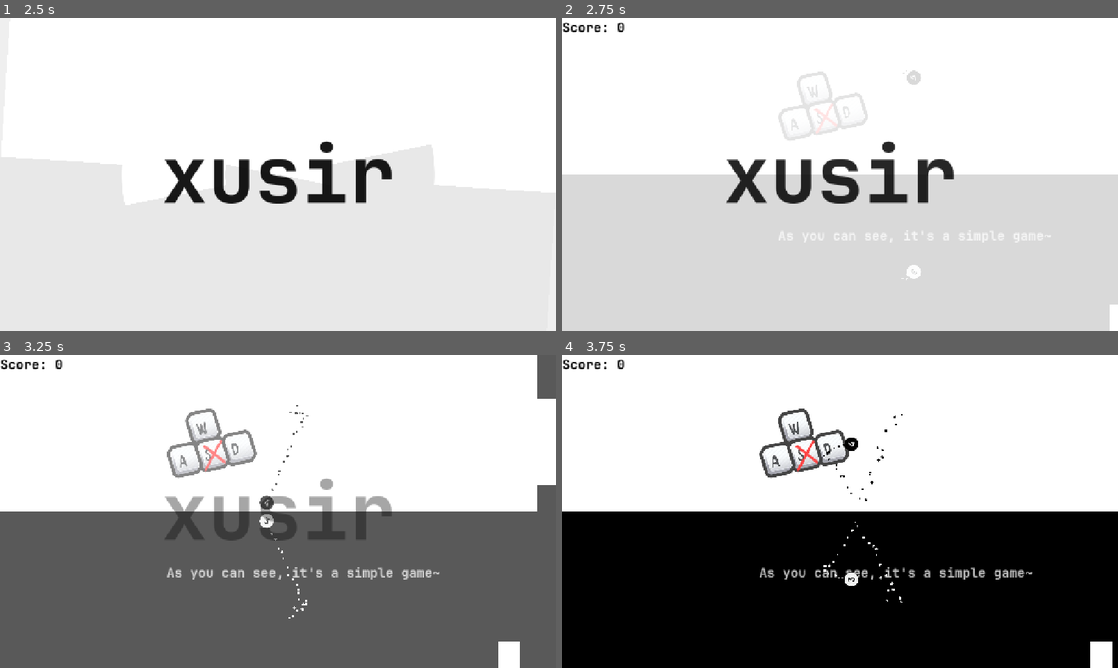
Above: before the commit, frames 1-4 (two rows, left to right).
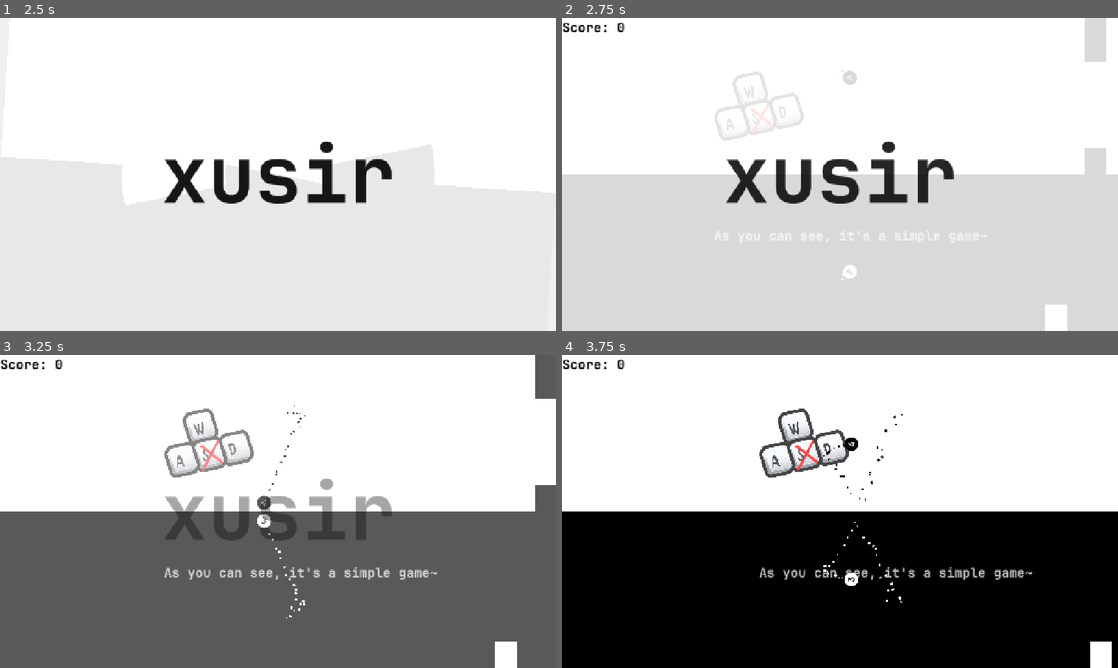
Above: after the commit, the same moments.

Repository: 91xusir/life-death
Game: Godot game, scene res://scene/main.tscn
Two runs of this game, one before a commit and one after it. Both use one fixed random seed, a clock stepped at 60 frames per second and the inputs below. Sound files missing from this copy of the repository are replaced by a short silence.
Inputs (mouse positions are in pixels of both pictures, inside the frame that each line leads up to):
- Up to frame 1 (2.5 s): click "Start" at 0.5 s; move the mouse to (400, 158) at 1.27 s; hold D (run_right) from 1.28 s (still down); click (400, 158) at 1.42 s; tap W (jump) at 1.52, 2.27 s; move the mouse to (166, 190) at 2.02 s
- Up to frame 2 (2.75 s): keep holding D (run_right)
- Up to frame 3 (3.25 s): move the mouse to (333, 442) at 2.77 s; release D (run_right) at 2.78 s; hold A (run_left) from 2.78 s (still down)
- Up to frame 4 (3.75 s): move the mouse to (812, 574) at 3.52 s; release A (run_left) at 3.53 s; hold D (run_right) from 3.53 s (still down); click (812, 574) at 3.67 s

Frame 1 is identical in both runs. In frame 2, 3.3% of the frame differs, in the area x 27-100%, y 0-100%; in frame 3, 2.3%; in frame 4, 0.2%.

Commit message:
feat: 新增太极场景并优化游戏逻辑
新增太极场景及相关脚本，优化游戏逻辑和UI显示。具体包括：
- 新增太极场景及其相关脚本，用于处理球的进入和离开逻辑
- 优化游戏结束时的UI显示，增加得分显示
- 调整游戏难度增加逻辑，优化障碍物生成
- 修复部分音频和粒子效果问题

Diff:
--- a/scene/game.tscn
+++ b/scene/game.tscn
@@ -11,6 +11,7 @@
 [ext_resource type="AudioStream" uid="uid://dh24n8phn1w7d" path="res://assets/audio/game.mp3" id="8_ll5lq"]
 [ext_resource type="AudioStream" uid="uid://cu1inthb7aiyd" path="res://assets/audio/pop2.mp3" id="9_17rxn"]
 [ext_resource type="AudioStream" uid="uid://cjsh44l5r05em" path="res://assets/audio/Minimalist11.wav" id="10_yq8tf"]
+[ext_resource type="PackedScene" uid="uid://do7jh1qrw83e5" path="res://scene/tai_chi.tscn" id="12_sng2h"]
 
 [sub_resource type="CircleShape2D" id="CircleShape2D_xlg7c"]
 radius = 16.0312
@@ -288,6 +289,9 @@
 theme_override_font_sizes/font_size = 30
 text = "As you can see, it's a simple game~"
 
+[node name="TaiChi" parent="." instance=ExtResource("12_sng2h")]
+position = Vector2(-275, 355)
+
 [node name="BackGround" type="ParallaxBackground" parent="."]
 
 [node name="ParallaxLayer" type="ParallaxLayer" parent="BackGround"]
@@ -377,6 +381,7 @@
 volume_db = -15.0
 
 [node name="Floor" type="StaticBody2D" parent="UpperWorld"]
+visible = false
 position = Vector2(0, -5)
 collision_layer = 4
 collision_mask = 32
@@ -464,6 +469,7 @@
 volume_db = -15.0
 
 [node name="Floor" type="StaticBody2D" parent="LowerWorld"]
+visible = false
 position = Vector2(0, 5)
 collision_layer = 8
 collision_mask = 32
@@ -486,7 +492,7 @@
 
 [node name="BornArea" type="Area2D" parent="." groups=["born"]]
 position = Vector2(660, 122)
-collision_layer = 2
+collision_layer = 16
 collision_mask = 32
 
 [node name="CollisionShape2D" type="CollisionShape2D" parent="BornArea"]
@@ -495,11 +501,11 @@
 
 [node name="LeftArea" type="Area2D" parent="."]
 position = Vector2(-360, 360)
-collision_layer = 2
+collision_layer = 16
 collision_mask = 32
 
 [node name="CollisionShape2D" type="CollisionShape2D" parent="LeftArea"]
-position = Vector2(-235, 0)
+position = Vector2(-439, 0)
 rotation = 1.5708
 shape = SubResource("RectangleShape2D_qpk70")
 
@@ -545,21 +551,37 @@
 
 [node name="GameOver" type="Label" parent="UI/GameOverFade"]
 layout_mode = 1
-anchors_preset = 8
-anchor_left = 0.5
-anchor_top = 0.5
-anchor_right = 0.5
-anchor_bottom = 0.5
+anchors_preset = 5
+anchor_left = 0.5
+anchor_right = 0.5
 offset_left = -540.0
-offset_top = -119.0
+offset_top = 63.0
 offset_right = 540.0
-offset_bottom = 119.0
-grow_horizontal = 2
-grow_vertical = 2
+offset_bottom = 241.0
+grow_horizontal = 2
 theme = ExtResource("7_qpk70")
 theme_type_variation = &"MyButton"
 theme_override_font_sizes/font_size = 120
 text = "Game Over!"
+horizontal_alignment = 1
+
+[node name="ScoreCount" type="Label" parent="UI/GameOverFade"]
+layout_mode = 1
+anchors_preset = 8
+anchor_left = 0.5
+anchor_top = 0.5
+anchor_right = 0.5
+anchor_bottom = 0.5
+offset_left = -517.5
+offset_top = -53.0
+offset_right = 517.5
+offset_bottom = 53.0
+grow_horizontal = 2
+grow_vertical = 2
+theme = ExtResource("7_qpk70")
+theme_type_variation = &"MyButton"
+theme_override_font_sizes/font_size = 50
+text = "Score : 0"
 horizontal_alignment = 1
 
 [node name="RestartButton" type="Button" parent="UI/GameOverFade"]
@@ -661,8 +683,8 @@
 theme = ExtResource("7_qpk70")
 theme_type_variation = &"MyLabel"
 theme_override_colors/font_color = Color(0, 0, 0, 1)
-theme_override_font_sizes/font_size = 80
-text = "那边还没做呢"
+theme_override_font_sizes/font_size = 30
+text = "There is no development here ..."
 
 [node name="FadeAnimationPlayer" type="AnimationPlayer" parent="UI"]
 libraries = {
--- a/scene/main.tscn
+++ b/scene/main.tscn
@@ -490,7 +490,6 @@
 text = "DEMO"
 
 [node name="LogoFade" type="ColorRect" parent="StartMenu"]
-visible = false
 modulate = Color(1, 1, 1, 0)
 layout_mode = 1
 anchors_preset = 15
--- /dev/null
+++ b/scene/tai_chi.tscn
@@ -0,0 +1,97 @@
+[gd_scene load_steps=8 format=3 uid="uid://do7jh1qrw83e5"]
+
+[ext_resource type="Script" uid="uid://rck4tkm8hl7j" path="res://script/tai_chi.gd" id="1_24rdx"]
+[ext_resource type="Texture2D" uid="uid://dbnlx3to4x3da" path="res://assets/texture/ball_texture.png" id="1_wsjwb"]
+
+[sub_resource type="AtlasTexture" id="AtlasTexture_24rdx"]
+atlas = ExtResource("1_wsjwb")
+region = Rect2(403, 88, 580, 592)
+
+[sub_resource type="CircleShape2D" id="CircleShape2D_13p21"]
+radius = 38.0526
+
+[sub_resource type="Animation" id="Animation_24rdx"]
+resource_name = "idle"
+length = 3.0
+loop_mode = 1
+tracks/0/type = "value"
+tracks/0/imported = false
+tracks/0/enabled = true
+tracks/0/path = NodePath("Sprite2D:rotation")
+tracks/0/interp = 1
+tracks/0/loop_wrap = true
+tracks/0/keys = {
+"times": PackedFloat32Array(0, 3),
+"transitions": PackedFloat32Array(1, 1),
+"update": 0,
+"values": [0.0, 6.28319]
+}
+
+[sub_resource type="Animation" id="Animation_13p21"]
+length = 0.001
+tracks/0/type = "value"
+tracks/0/imported = false
+tracks/0/enabled = true
+tracks/0/path = NodePath("Sprite2D:rotation")
+tracks/0/interp = 1
+tracks/0/loop_wrap = true
+tracks/0/keys = {
+"times": PackedFloat32Array(0),
+"transitions": PackedFloat32Array(1),
+"update": 0,
+"values": [0.0]
+}
+
+[sub_resource type="AnimationLibrary" id="AnimationLibrary_j02ge"]
+_data = {
+&"RESET": SubResource("Animation_13p21"),
+&"idle": SubResource("Animation_24rdx")
+}
+
+[node name="TaiChi" type="Node2D"]
+script = ExtResource("1_24rdx")
+
+[node name="Sprite2D" type="Sprite2D" parent="."]
+scale = Vector2(0.5, 0.5)
+texture = SubResource("AtlasTexture_24rdx")
+
+[node name="ColorRect" type="ColorRect" parent="Sprite2D"]
+visible = false
+offset_left = -54.0
+offset_top = -232.0
+offset_right = 86.0
+offset_bottom = -86.0
+
+[node name="ColorRect2" type="ColorRect" parent="Sprite2D"]
+visible = false
+offset_left = -54.0
+offset_top = 68.0
+offset_right = 86.0
+offset_bottom = 214.0
+color = Color(0, 0, 0, 1)
+
+[node name="black" type="Area2D" parent="Sprite2D"]
+position = Vector2(0, -158)
+collision_layer = 16
+collision_mask = 32
+
+[node name="CollisionShape2D" type="CollisionShape2D" parent="Sprite2D/black"]
+shape = SubResource("CircleShape2D_13p21")
+
+[node name="white" type="Area2D" parent="Sprite2D"]
+position = Vector2(-2, 144)
+collision_layer = 16
+collision_mask = 32
+
+[node name="CollisionShape2D" type="CollisionShape2D" parent="Sprite2D/white"]
+shape = SubResource("CircleShape2D_13p21")
+
+[node name="AnimationPlayer" type="AnimationPlayer" parent="."]
+libraries = {
+&"": SubResource("AnimationLibrary_j02ge")
+}
+autoplay = "idle"
+speed_scale = 0.8
+
+[connection signal="body_entered" from="Sprite2D/black" to="." method="_on_black_body_entered"]
+[connection signal="body_entered" from="Sprite2D/white" to="." method="_on_white_body_entered"]
--- a/script/base_ball.gd
+++ b/script/base_ball.gd
@@ -1,9 +1,16 @@
 class_name BaseBall
 extends CharacterBody2D
+enum BallName {White, Black}
 
-enum BallName {White, Black}
 @export_enum("White", "Black") var ball_name: int
 @export var game: Game
+@export var other_ball: BaseBall # 另一个球的引用
+# 粒子
+@onready var trail_particles = $TrailParticles
+@onready var death_particles = $DeathParticles
+# 音效
+@onready var pop: AudioStreamPlayer = $Pop
+@onready var pop_2: AudioStreamPlayer = $Pop2
 var debug: bool = false
 # 球的基本属性
 var max_speed = 550.0 # 最大移动速度
@@ -17,15 +24,9 @@
 var is_dead = false
 var initial_global_position # 初始位置
 var run_direction = 0.0 # 运动方向
-@export var other_ball: BaseBall # 另一个球的引用
-# 粒子
-@onready var trail_particles = $TrailParticles
-@onready var death_particles = $DeathParticles
+var is_in_taichi: bool = false	# 是否在太极上
 #粒子淡出tween
 var particles_tween: Tween = null
-# 音效
-@onready var pop: AudioStreamPlayer = $Pop
-@onready var pop_2: AudioStreamPlayer = $Pop2
 
 func _ready():
 	debug = game.debug
@@ -39,14 +40,13 @@
 		initial_global_position = get_black_bron_position()
 
 func _process(delta):
-	if is_dead:
+	if is_dead or is_in_taichi:
 		return
 	rotate_ball(delta)
 
 func _physics_process(delta):
-	if is_dead:
+	if is_dead or is_in_taichi:
 		return
-
 	process_input(delta)
 	velocity.y += gravity * delta
 	var pre_collision_velocity = velocity.y
--- a/script/camera_2d.gd
+++ b/script/camera_2d.gd
@@ -8,7 +8,6 @@
 	ball1 = get_tree().get_nodes_in_group("ball")[0]
 	ball2 = get_tree().get_nodes_in_group("ball")[1]
 	offset = Vector2(0.0, get_viewport_rect().size.y / 2)
-	position = (ball1.position + ball2.position) / 2
 	initial_y_position = position.y
 
 func _physics_process(_delta):
--- a/script/game.gd
+++ b/script/game.gd
@@ -1,14 +1,5 @@
 extends Node2D
 class_name Game
-# 游戏状态变量
-var game_over = false
-var score = 0 # 分数
-var last_obstacle_position = 0 # 上一个障碍物的位置
-var obstacle_interval = 300 # 障碍物生成间隔
-var obstacle_gap = 200 # 障碍物之间的空隙
-var passed_obstacles = [] # 已经通过的障碍物
-var difficulty_level = 0 # 当前难度等级
-var difficulty_threshold = 100 # 每隔多少分提高一次难度
 
 @export var debug := false
 @onready var black_ball: BaseBall = $UpperWorld/BlackBall
@@ -21,7 +12,18 @@
 @onready var upper_world: Node2D = $UpperWorld # 上半世界
 @onready var lower_world: Node2D = $LowerWorld # 下半世界
 @onready var game_score: Label = $UI/GameScore
+@onready var score_count: Label = $UI/GameOverFade/ScoreCount
 @onready var obstacle_2d = preload("res://scene/obstacle_2d.tscn")
+
+
+var game_over = false
+var score = 0 # 分数
+var last_obstacle_position = 0 # 上一个障碍物的位置
+var obstacle_interval = 300 # 障碍物生成间隔
+var obstacle_gap = 200 # 障碍物之间的空隙
+var passed_obstacles = [] # 已经通过的障碍物
+var difficulty_level = 0 # 当前难度等级
+var difficulty_threshold = 100 # 每隔多少分提高一次难度
 
 func _ready():
 	fade_animation_player.queue("logo_fade_out")
@@ -57,6 +59,8 @@
 		game_bg_audio_player.stop()
 	if hard_mode_audio_player.playing:
 		hard_mode_audio_player.stop()
+
+	score_count.text = game_score.text
 
 func reset_game():
 	game_over = false
@@ -94,8 +98,11 @@
 	reset_game()
 
 func _on_left_area_body_entered(_body: Node2D) -> void:
+	if _body is BaseBall:
+		if _body.ball_name==0:
+			return
 	print("null area entered")
-	fade_animation_player.queue("null_area")
+	fade_animation_player.play("null_area",-1,0.5)
 	reset_game()
 
 
@@ -133,7 +140,6 @@
 	# obstacle_interval = max(150, 300 - difficulty_level * 30)
 
 	obstacle_gap = max(100, 200 - difficulty_level * 10)
-
 	if difficulty_level == 5:
 		if game_bg_audio_player.playing:
 			fade_out_music(game_bg_audio_player)
@@ -160,8 +166,8 @@
 	#上上
 	var upper_obstacle1 = obstacle_2d.instantiate()
 	# 随机高度，但确保留出足够空间给间隙和第二个障碍物
-	var max_height = 360 - obstacle_gap - 50 # 确保第二个障碍物至少有50的高度
-	var upper_height = randf_range(50.0, max_height) # 随机高度
+	var max_height = 360 - obstacle_gap - 50
+	var upper_height = randf_range(50.0, max_height)
 	upper_obstacle1.color = Color(0, 0, 0, 1) # 黑色
 	upper_obstacle1.size = Vector2(50, upper_height)
 	var upper_x_offset = randf_range(-100, 100)
@@ -169,7 +175,7 @@
 	#上下
 	var upper_obstacle2 = obstacle_2d.instantiate()
 	var upper_height2 = 360 - obstacle_gap - upper_height
-	upper_obstacle2.color = Color(0, 0, 0, 1) # 黑色
+	upper_obstacle2.color = Color(0, 0, 0, 1)
 	upper_obstacle2.size = Vector2(50, upper_height2)
 	upper_obstacle2.position = Vector2(x_position + upper_x_offset, -360 + upper_height2 / 2)
 	upper_obstacle1.add_to_group("obstacle")
@@ -180,7 +186,7 @@
 	var random_direction = randi_range(0, 1)
 	# 为下半世界生成障碍物
 	var lower_obstacle = obstacle_2d.instantiate()
-	var lower_height = randf_range(50.0, 100.0) # 随机高度
+	var lower_height = randf_range(50.0, 100.0)
 	lower_obstacle.size = Vector2(50, lower_height)
 	lower_obstacle.color = Color(1, 1, 1, 1) # 白色
 	var lower_x_offset = randf_range(-100, 100)
--- /dev/null
+++ b/script/tai_chi.gd
@@ -0,0 +1,17 @@
+extends Node2D
+enum BallName {White, Black}
+
+@onready var black: Area2D = $Sprite2D/black
+@onready var white: Area2D = $Sprite2D/white
+
+var is_white_ready: bool = false
+var is_black_ready: bool = false
+
+var white_ball: BaseBall
+var black_ball: BaseBall
+
+func _on_black_body_entered(body: Node2D) -> void:
+	pass
+
+func _on_white_body_entered(body: Node2D) -> void:
+	pass
Binary file changed: assets/texture/ball_texture.png
Binary file removed: assets/texture/texture2.png
Not shown, removed: assets/texture/texture2.png.import
Not shown, added: export_presets.cfg
Not shown: 1 places in scene/game.tscn that only renumber resources
Not shown, added: script/tai_chi.gd.uid
Not shown, changed: .gitignore
